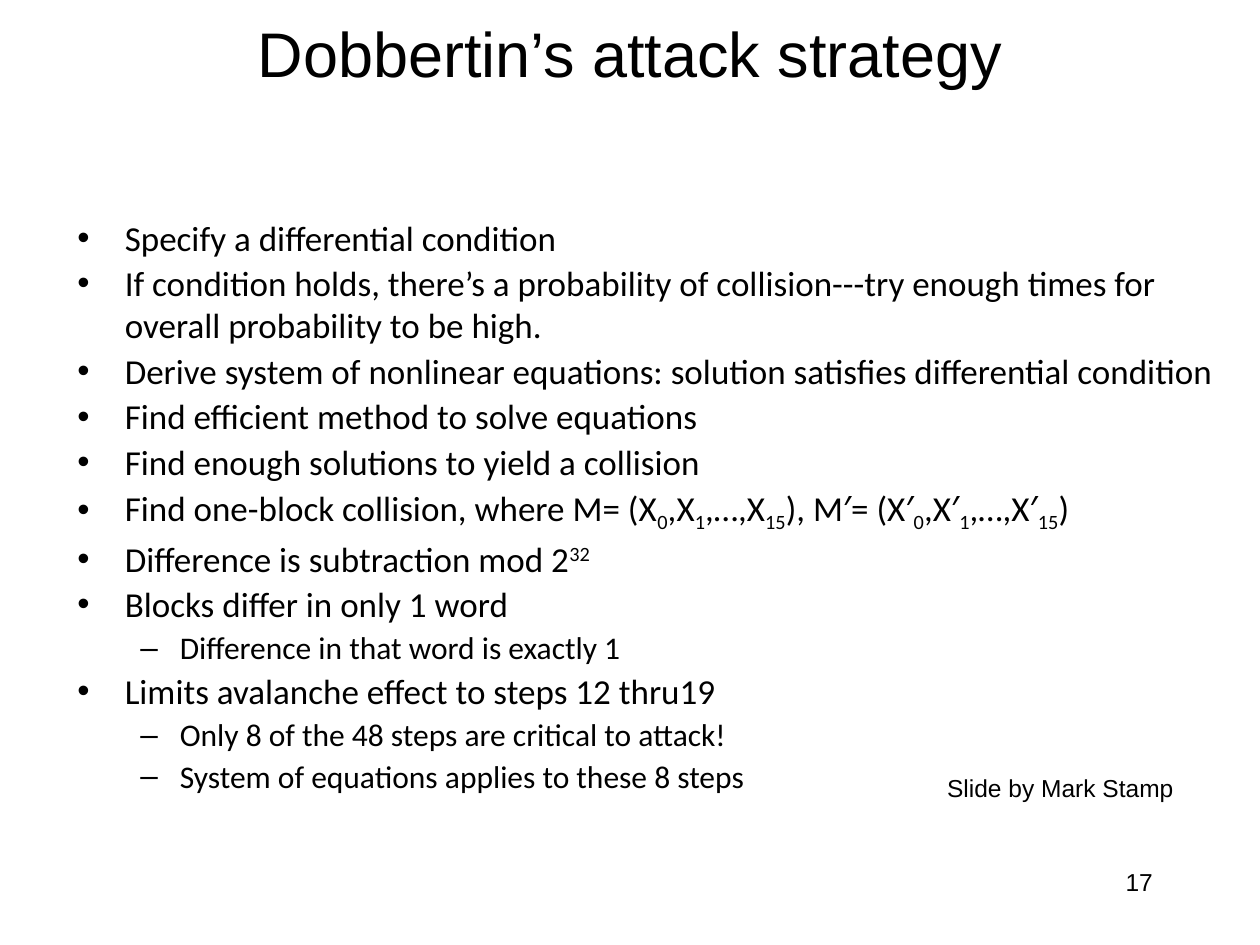
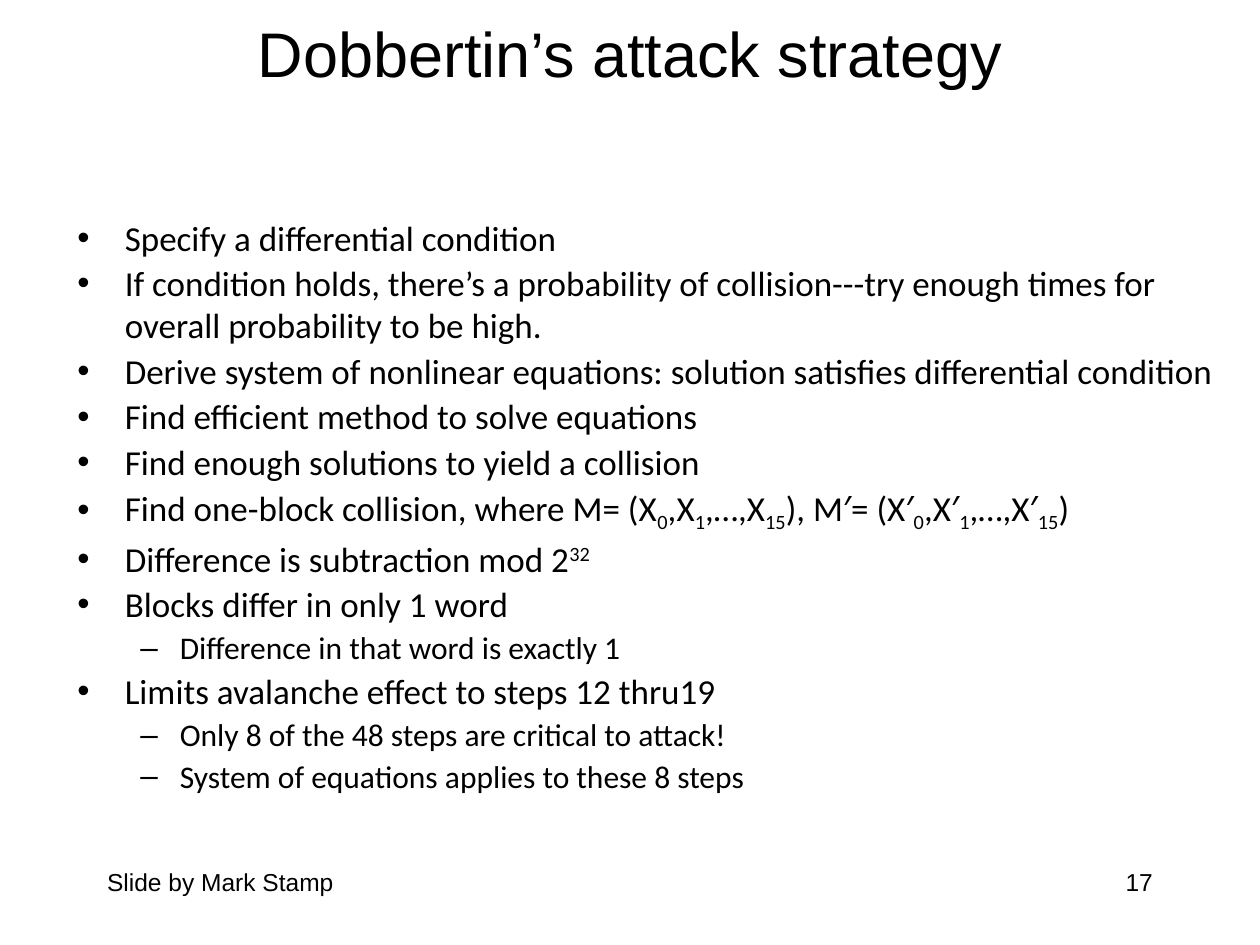
Before and after one commit to jlmucb/class_notes, a slide deck: slide 17 of BerkeleyClass/CS290Spring2013/Lectures/Cryptoclass6.pptx. Drawn at 1260x945 pixels with LibreOffice and Linux fonts; fonts in the diff are those of the drawing. Boxes give left, top, right and bottom in pixels: in the first picture for what was removed or moved away, otherwise in the second. Text is boxed around its words. In the diff, an @@ line names an element or a change of style, - is before the commit and + after.

```diff
--- a/BerkeleyClass/CS290Spring2013/Lectures/Cryptoclass6.pptx
+++ b/BerkeleyClass/CS290Spring2013/Lectures/Cryptoclass6.pptx
@@ text "Slide by Mark Stamp" moved from (x1=947, y1=779, x2=1173, y2=802) to (x1=107, y1=873, x2=333, y2=896) @@
```
Also in this commit, not shown: 3 other slides changed.
